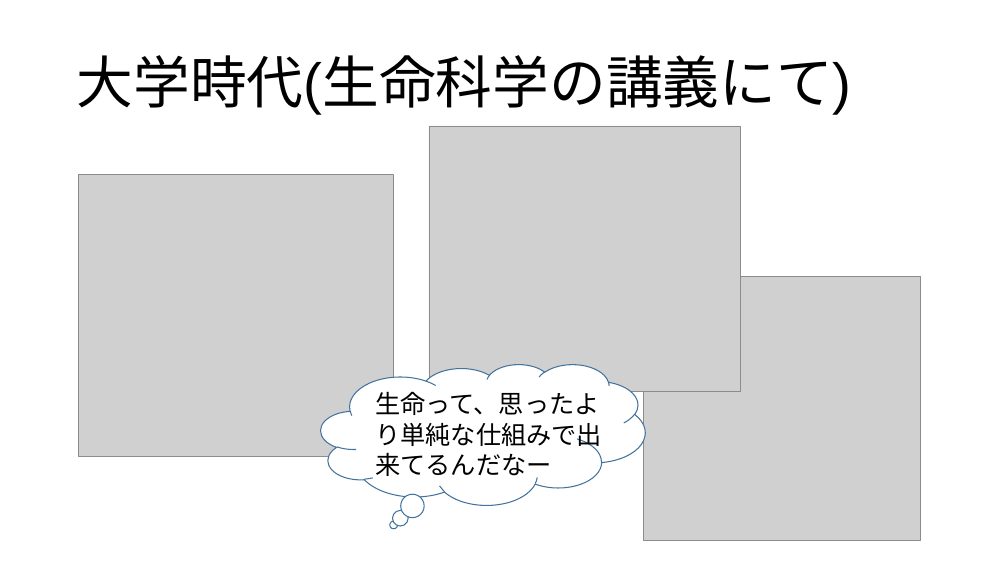
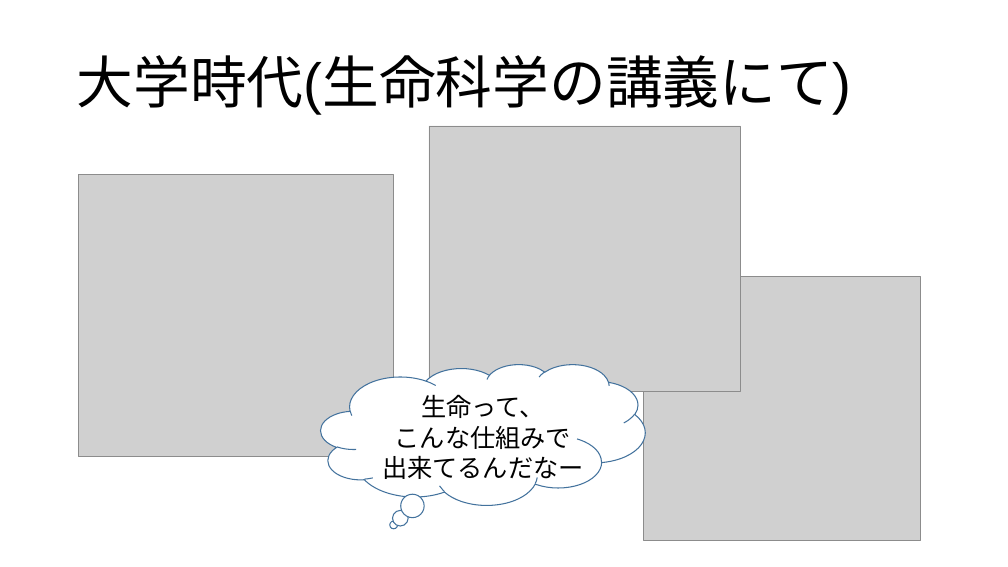
Before and after one commit to WaiEnu/Gs_kadai, a slide deck: slide 17 of sotusei_siryo/企画メンタリングLTフィードバック.pptx (slide 14 before the commit). Drawn at 1008x567 pixels with LibreOffice and Linux fonts; fonts in the diff are those of the drawing; grey boxes stand for pictures. Boxes give left, top, right and bottom in pixels: in the first picture for what was removed or moved away, otherwise in the second. Text is boxed around its words. In the diff, an @@ line names an element or a change of style, - is before the commit and + after.

```diff
--- a/sotusei_siryo/企画メンタリングLTフィードバック.pptx
+++ b/sotusei_siryo/企画メンタリングLTフィードバック.pptx
@@ text at [382,394,584,484]: text changed @@
-生命って、思ったより単純な仕組みで出来てるんだなー
+生命って、
+こんな仕組みで
+出来てるんだなー
```
Also in this commit, not shown: 1 other slide changed, 3 slides added, 2 other files.
